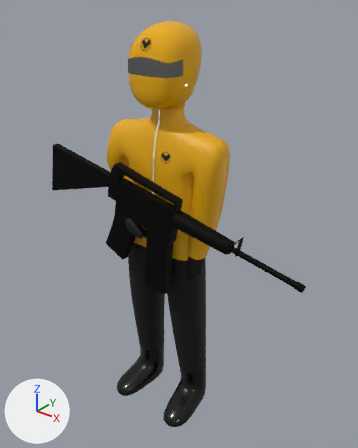
The Blender file blends/enemyWithGun.blend: old version first, new version second.
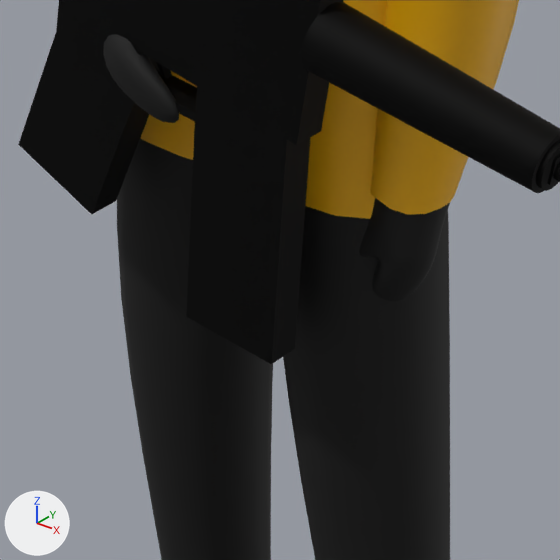
Each version appears first whole from a 50 mm camera at (1.275, -1.489, 1.062) aimed at (0.062, 0.027, 0.122), and next in a close-up on the part from 28% to 65% of the width and 47% to 76% of the height. The axes (+X, +Y, +Z) are drawn at lower left. The lights are the same throughout. Both versions are drawn at frame 19 of the action 'Recoil'; the numbers are the values there.

Names of what the first close-up shows: 'Clothes', 'Gloves', 'Куб.005', 'Куб.006'.
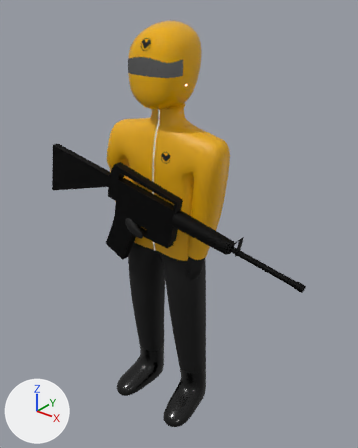
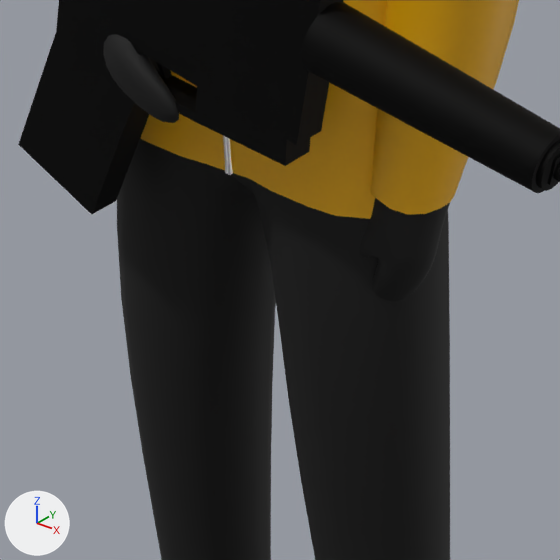
Scene script edits in JSON lines:
```json
{"op": "remove", "block": "ob_куб_005", "code": ["ob_куб_005 = bpy.data.objects.new('Куб.005', me_куб_013)", "ob_куб_005.location = (-0.005, -0.126, 0.156)", "ob_куб_005.rotation_euler = (-0.185, 0.0, -1.571)  # degrees (-11, 0, -90)"]}
```

Pixel boxes [x1, y1, x2, y2] of what changed, in the close-ups (560 x 560 px):
```json
{"object": "Куб.005", "change": "deleted", "before": [186, 122, 309, 364], "on screen": "black"}
```
